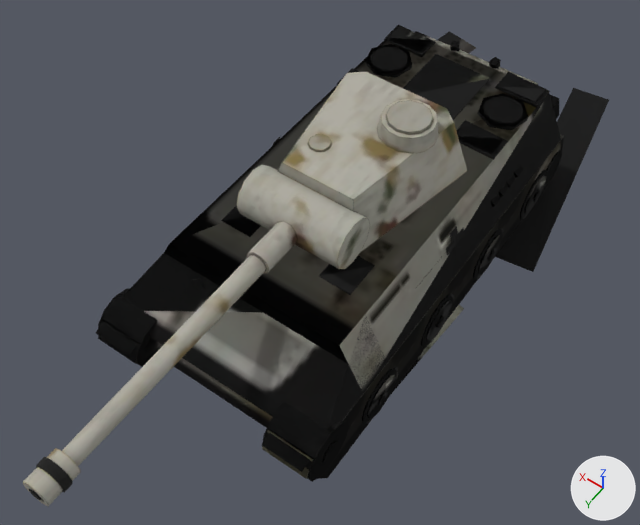
The glTF model public/models/panther_winter.glb as it was, and as the next commit left it.
Both versions are drawn from a 50 mm camera at (-4.43, 6.99, 10.67) aimed at (0.0, 0.79, 0.93). Lighting does not change. The marker at lower right points along +X, +Y and +Z. The older version comes first. Vertices at exactly the same position are counted once.

The first picture shows 'hull_ok', 'hull_trackL', 'hull_trackR', 'turret_ok'.
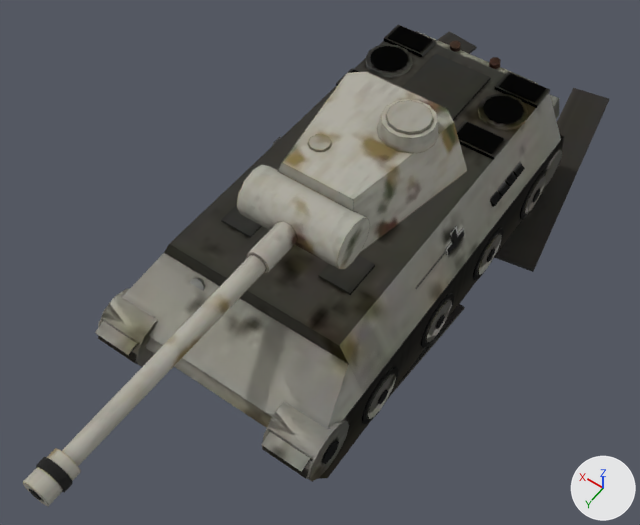
What differs and where, as boxes [x1, y1, x2, y2] in the pictures (640 x 525 px; the box of a moved part takes in the faces that stretch with it):
'hull_trackR', reshaped: before [98, 31, 564, 482]; after [95, 25, 564, 482]
'hull_trackL', reshaped: before [98, 88, 609, 405]; after [98, 88, 609, 481]
part 1 of me_panther_hull_001, moved or reshaped (not visible afterwards): before [96, 25, 549, 472]
part 2 of me_panther_hull_001, surface changed: before [104, 84, 538, 364]; after [306, 471, 327, 479]
part 3 of me_panther_hull_003, rebuilt: before [389, 305, 464, 396]; after [388, 304, 465, 398]
part 4 of me_panther_hull_003, moved or reshaped: before [378, 88, 609, 405]; after [367, 88, 609, 422]
part 5 of me_panther_hull_003, surface changed: after [135, 175, 540, 450]
part 6 of me_panther_hull_005, added: after [478, 94, 528, 130]
part 7 of me_panther_hull_005, added: after [366, 44, 413, 78]
part 8 of me_panther_hull_005, moved or reshaped: before [190, 31, 556, 423]; after [95, 25, 556, 472]
part 9 of me_panther_hull_005, surface changed: before [115, 56, 564, 481]; after [104, 57, 564, 481]

Diff of the bpy script that builds the scene:
```diff
--- a/public/models/panther_winter.glb.py
+++ b/public/models/panther_winter.glb.py
@@ me_panther_hull_001 @@
 # used by ob_hull_ok; location = (0.0, 0.0, 0.0)
-me_panther_hull_001.from_pydata(...)  # 1370 vertices, 2279 faces; spans x -1.77..1.77, y -3.6..3.48, z 0.0..1.93
+me_panther_hull_001.from_pydata(...)  # 1724 vertices, 3036 faces; spans x -1.76..1.76, y -3.6..3.49, z 0.0..1.93
+# me_panther_hull_001 part 1: 16 vertices moved from x -1.77..1.77, y -3.52..2.37, z 0.34..1.92 to x -1.69..1.76, y -3.4..2.3, z 0.37..1.93; 270 vertices removed from x -1.77..1.77, y -3.57..3.48, z 0.03..1.92; 536 vertices added at x -1.76..1.76, y -3.57..3.49, z 0.02..1.93
+# me_panther_hull_001 part 2: 353 kept faces spanning x -1.74..1.76, y -3.6..3.45, z 0.0..1.93 get new texture (UV) coordinates
+# other edits to the shape of me_panther_hull_001 do not show in these pictures
 me_panther_hull_001.materials.append(mat_hull_ok)
@@ me_panther_hull_003 @@
 # used by ob_hull_trackl; location = (0.0, 0.0, 0.0)
-me_panther_hull_003.from_pydata(...)  # 1372 vertices, 2281 faces; spans x -2.31..1.77, y -5.75..3.48, z 0.0..1.93
+me_panther_hull_003.from_pydata(...)  # 1728 vertices, 3040 faces; spans x -2.31..1.76, y -5.75..3.49, z 0.0..1.93
+# me_panther_hull_003 part 3: the loose piece of 4 vertices spanning x -1.8..-1.04, y -0.36..1.74, z 0.02..0.03 is rebuilt with 8 vertices and now spans x -1.8..-1.04, y -0.36..1.74, z 0.0..0.05
+# me_panther_hull_003 part 4: 16 vertices moved from x -1.77..1.77, y -3.52..2.37, z 0.34..1.92 to x -1.69..1.76, y -3.4..2.3, z 0.37..1.93; 270 vertices removed from x -1.77..1.77, y -5.75..3.48, z 0.03..1.92; 534 vertices added at x -1.76..1.76, y -5.75..3.49, z 0.0..1.93
+# me_panther_hull_003 part 5: 347 kept faces spanning x -1.74..1.76, y -3.6..3.45, z 0.0..1.93 get new texture (UV) coordinates
+# other edits to the shape of me_panther_hull_003 do not show in these pictures
 me_panther_hull_003.materials.append(mat_hull_trackl)
@@ me_panther_hull_005 @@
 # used by ob_hull_trackr; location = (0.0, 0.0, 0.0)
-me_panther_hull_005.from_pydata(...)  # 1372 vertices, 2281 faces; spans x -1.77..2.31, y -5.75..3.48, z 0.0..1.93
+me_panther_hull_005.from_pydata(...)  # 1728 vertices, 3040 faces; spans x -1.76..2.31, y -5.75..3.49, z 0.0..1.93
+# me_panther_hull_005 part 6: a new loose piece, a 14-sided cylinder along z spanning x -1.34..-0.62, y -2.751..-2.049, z 1.85..1.91, in mat_hull_trackr (picture img_hull_trackr)
+# me_panther_hull_005 part 7: a new loose piece, a 14-sided cylinder along z spanning x 0.62..1.34, y -2.751..-2.049, z 1.85..1.91, in mat_hull_trackr (picture img_hull_trackr)
+# me_panther_hull_005 part 8: 16 vertices moved from x -1.77..1.77, y -3.52..2.37, z 0.34..1.92 to x -1.69..1.76, y -3.4..2.3, z 0.37..1.93; 272 vertices removed from x -1.77..2.31, y -5.65..3.48, z 0.03..1.92; 540 vertices added at x -1.76..2.31, y -5.65..3.49, z 0.0..1.93
+# me_panther_hull_005 part 9: 343 kept faces spanning x -1.74..1.76, y -3.6..3.45, z 0.0..1.93 get new texture (UV) coordinates
+# other edits to the shape of me_panther_hull_005 do not show in these pictures
 me_panther_hull_005.materials.append(mat_hull_trackr)
```
